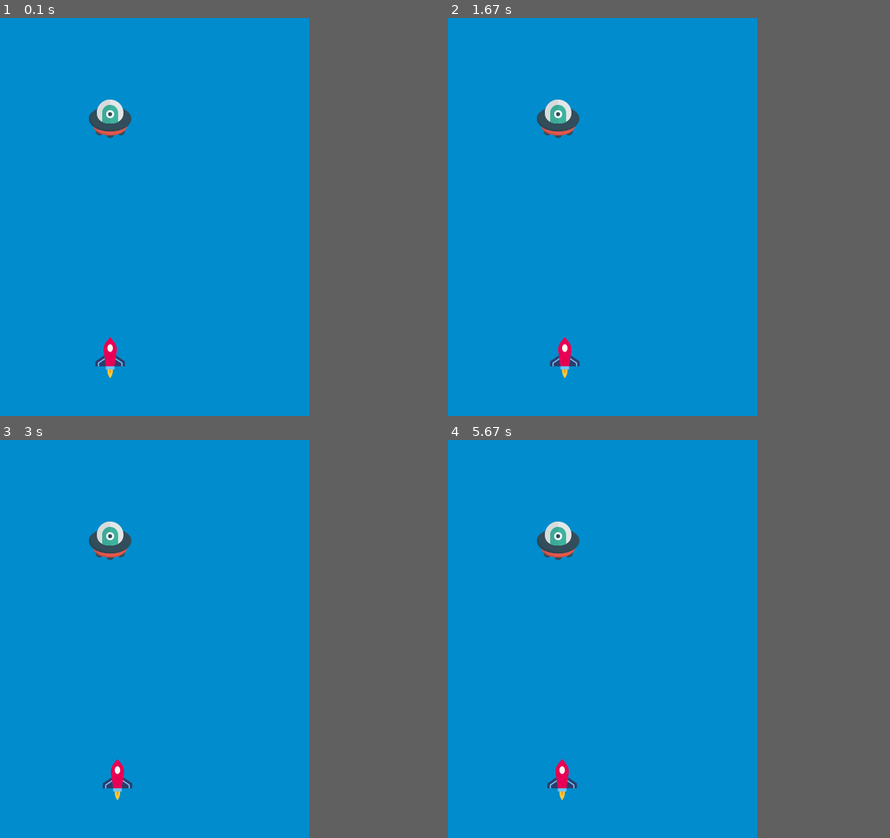
Above: before the commit, frames 1-4 (two rows, left to right).
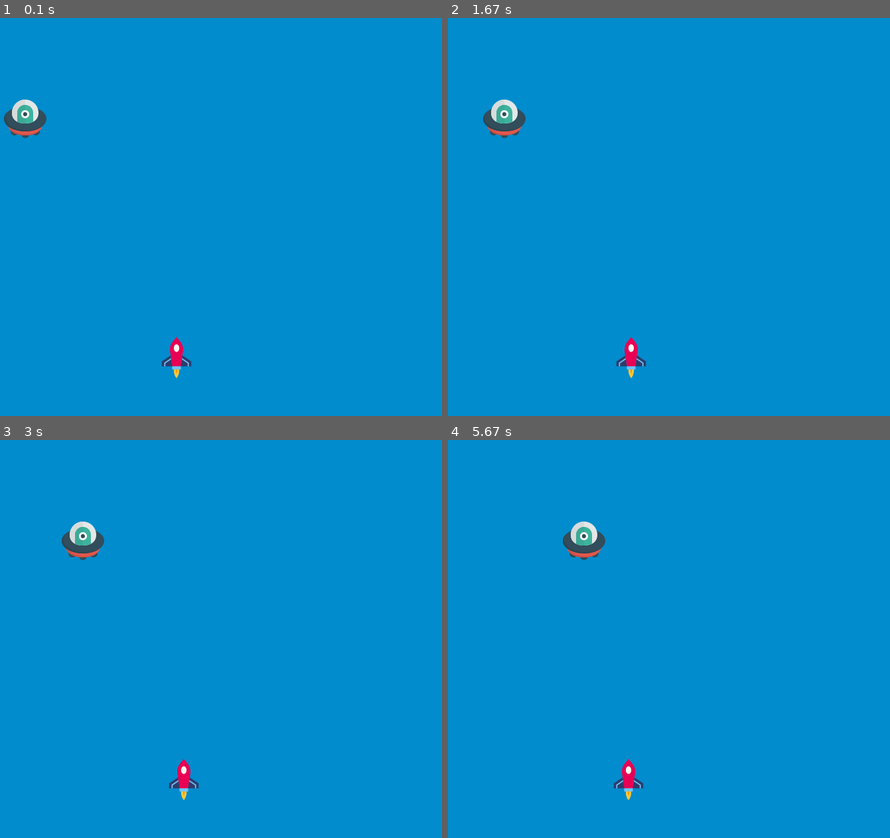
Above: after the commit, the same moments.

Repository: LF-Flores/Python-SWISE-course
Game: pygame game, started from Scripts_pygame/pygame_script.py
The game is run twice, just before and just after one commit, with the same random seed, the same clock (stepped at 60 frames per second) and the same inputs.
Inputs:
- Up to frame 1 (0.1 s): no input
- Up to frame 2 (1.67 s): hold Right 0.33-0.8 s; hold Right 0.83-1.3 s; hold Left from 1.33 s (still down)
- Up to frame 3 (3 s): release Left at 1.87 s; hold Left 1.9-2.3 s; hold Right 2.33-2.97 s
- Up to frame 4 (5.67 s): hold Left 3-3.47 s; hold Right 3.5-3.97 s; hold Right 4-4.47 s; hold Left 4.5-5.03 s; hold Left 5.07-5.47 s; hold Right from 5.5 s (still down)
In our replay, the window is 600x600 before the commit and 800x600 after it. These sizes can differ from the game's own. Grey fills any space a smaller window leaves; there, only what the larger window draws over its background counts as a difference.

The runs differ from the first frame. In frame 1, 1.9% of the frame differs, in the area x 0-44%, y 20-91%; in frame 2, 1.9%; in frame 3, 1.7%; in frame 4, 1.7%.

Commit message:
Agregado movimiento aleatorio del alien

Diff:
--- a/Scripts_pygame/pygame_script.py
+++ b/Scripts_pygame/pygame_script.py
@@ -1,5 +1,6 @@
 # Importe de paquetes
 import pygame
+import random
 
 """
 CONFIGURACIÓN GENERAL
@@ -8,7 +9,7 @@
 pygame.init()
 
 # Se define el modo del display/ventana
-ancho = 600
+ancho = 800
 altura = 600
 screen = pygame.display.set_mode((ancho, altura))
 
@@ -18,13 +19,18 @@
 pygame.display.set_icon(icon)  # No funcionará dependiendo del tema que usen en su SO
 
 # Parámetros iniciales de objetos del juego
+# Jugador
 player_img = pygame.image.load("graficos/spaceship_player.png")
-alien_img = pygame.image.load("graficos/alien.png")
 size = player_img.get_size()
 playerX = ancho/2 - size[0]/2  # La posición debe tomar en cuenta el tamaño de
                                # la imagen en sí
 playerY = round(0.8*altura)
 speedX = 0
+
+# Alien
+alien_img = pygame.image.load("graficos/alien.png")
+alienX = random.randint(0, ancho - size[0])
+franja_enemigos = random.randint(round(size[1]/2), 0.2*altura)
 
 # Controlador del while para apertura y cerradura de la ventana
 running = True
@@ -36,21 +42,46 @@
 # Clases
 class Flotador:
 
-    def __init__(self, x, y, img, mov_rate = 0.3):
+    def __init__(self, x, y, img, mov_rate = 0.3, speedX = 0):
         self.img = img
         self.size = self.img.get_size()
         self.x, self.y = x, y
-        self.actualizar_posicion(x, y)
+        self.speedX = speedX
         self.mov_rate = mov_rate
+        self.actualizar_posicion()
 
-    def actualizar_posicion(self, x=None, y=None):
-        x = self.x if x is None else x
-        y = self.y if y is None else y
-        screen.blit(self.img, (x,y))
+    def actualizar_posicion(self):
+        self.x += self.speedX
+        screen.blit(self.img, (self.x, self.y))
+
+    def check_boundary(self):
+        borde_izquierdo = 0
+        borde_derecho = ancho - self.size[0]
+        xPosition = self.x
+        if xPosition <= borde_izquierdo:
+            self.x = borde_izquierdo
+        elif xPosition >= borde_derecho:
+            self.x = borde_derecho
+
+class Enemigo(Flotador):
+
+    def __init__(self, x, y, img, mov_rate = 0.3, speedX = 0.5):
+        super().__init__(x, y, img, mov_rate, speedX = speedX)
+
+    def check_boundary(self):
+        borde_izquierdo = 0
+        borde_derecho = ancho - self.size[0]
+        xPosition = self.x
+        if xPosition <= borde_izquierdo:
+            self.speedX = self.mov_rate
+        elif xPosition >= borde_derecho:
+            self.speedX = -self.mov_rate
+
+
 
 # Inicialización de datos y objetos:
 cohete = Flotador(playerX, playerY, player_img)
-alien = Flotador(playerX, 0.2*altura, alien_img)
+alien = Enemigo(alienX, 0.2*altura, alien_img)
 
 # Ciclo de repetición del juego
 while running:
@@ -70,20 +101,20 @@
         # KEYDOWN: Reacción a teclas presionadas
         if event.type == pygame.KEYDOWN:
             if event.key == pygame.K_LEFT:
-                speedX = -cohete.mov_rate
+                cohete.speedX = -cohete.mov_rate
             if event.key == pygame.K_RIGHT:
-                speedX = +cohete.mov_rate
+                cohete.speedX = +cohete.mov_rate
 
         # KEYUP: Reacción a teclas levantadas
         key = pygame.key.get_pressed()
         if event.type == pygame.KEYUP:
             if any([key[pygame.K_LEFT], key[pygame.K_RIGHT]]):
                 if key[pygame.K_LEFT]:
-                    speedX = -cohete.mov_rate
+                    cohete.speedX = -cohete.mov_rate
                 else:
-                    speedX = +cohete.mov_rate
+                    cohete.speedX = +cohete.mov_rate
             else:
-                speedX = 0
+                cohete.speedX = 0
 
     """
     ACTUALIZACIÓN DE LA PANTALLA:
@@ -93,18 +124,13 @@
     # Fondo: Red, Green, Blue
     screen.fill((0, 140, 205))
 
-    # Cambio de estado del cohete
-    playerX += speedX
-    cohete.actualizar_posicion(playerX, playerY)
+    # Cambio de estado de los objetos
+    cohete.actualizar_posicion()
     alien.actualizar_posicion()
 
     # Colisiones con el borde de la pantalla
-    borde_izquierdo = 0
-    borde_derecho = ancho - cohete.size[0]
-    if playerX <= borde_izquierdo:
-        playerX = borde_izquierdo
-    elif playerX >= borde_derecho:
-        playerX = borde_derecho
+    cohete.check_boundary()
+    alien.check_boundary()
 
     # Actualizando los cambios
     pygame.display.update()
